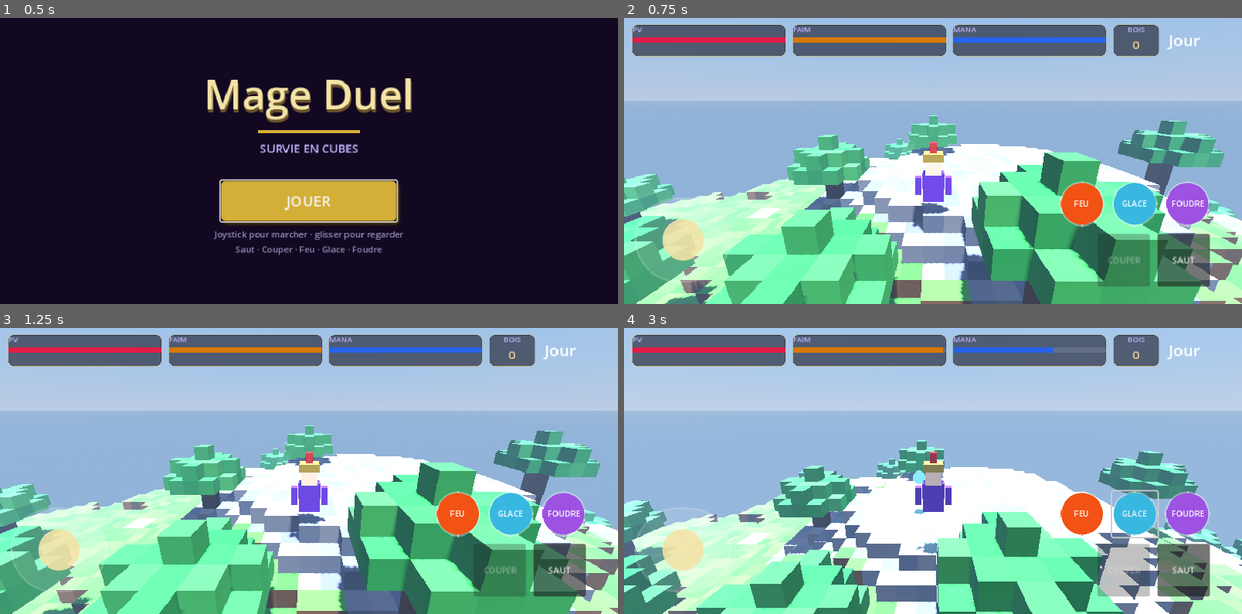
Above: before the commit, frames 1-4 (two rows, left to right).
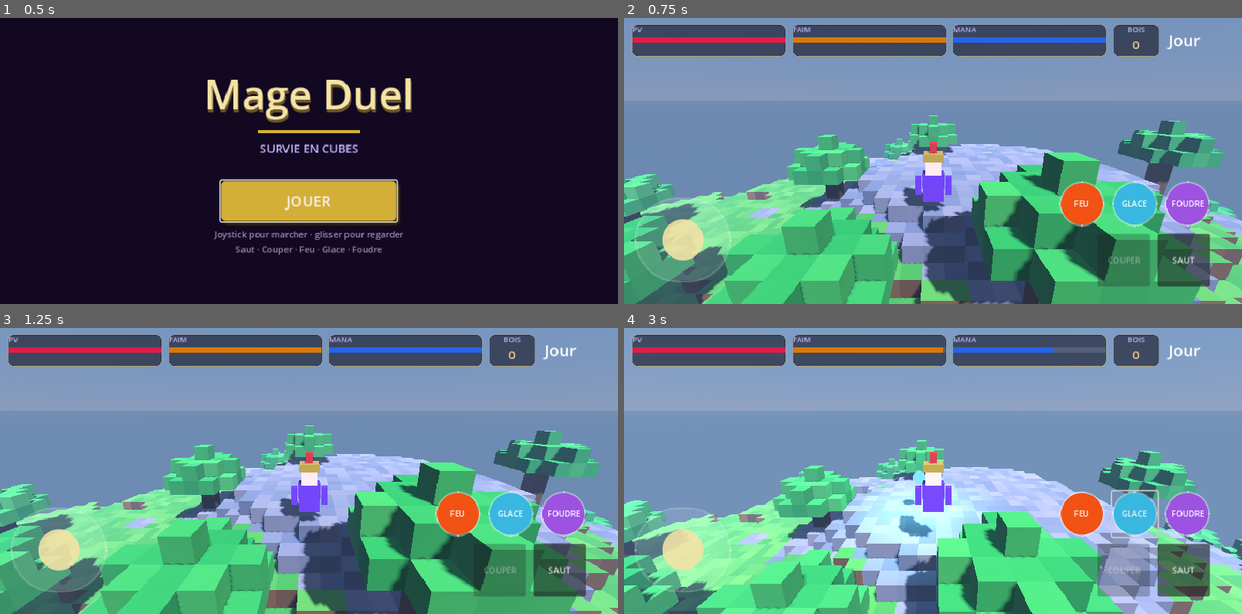
Above: after the commit, the same moments.

Repository: jprivard-baam/mage-duel
Game: Godot game, scene res://scenes/home.tscn
The game is run twice, just before and just after one commit, with the same random seed, the same clock (stepped at 60 frames per second) and the same inputs.
Inputs (mouse positions are in pixels of both pictures, inside the frame that each line leads up to):
- Up to frame 1 (0.5 s): no input
- Up to frame 2 (0.75 s): click "JOUER" at 0.5 s
- Up to frame 3 (1.25 s): no input
- Up to frame 4 (3 s): click "FEU" at 1.25 s; click "GLACE" at 2 s; tap Enter (ui_accept) at 2.75 s; move the mouse to (1068, 456) at 2.77 s; hold D from 2.78 s (still down); hold Space from 2.78 s (still down); click (1068, 456) at 2.92 s

Frame 1 is identical in both runs. In frame 2, 70% of the frame differs, in the area x 0-100%, y 0-100%; in frame 3, 70%; in frame 4, 86%.

Commit message:
Coupe d'arbre plus tolérante (cône devant le mage) et journée plus longue.
Les troncs 0,5 m étaient trop faciles à rater au rayon fin ; Couper cible
bois+feuilles devant le personnage. Le slot Bois se remplit ensuite.

Co-authored-by: jprivard <jprivard-baam@users.noreply.github.com>

Diff:
--- a/autoload/game.gd
+++ b/autoload/game.gd
@@ -13,7 +13,7 @@
 const HUNGER_DRAIN := 0.85
 const MANA_REGEN := 14.0
 const STARVE_DPS := 7.0
-const DAY_LENGTH := 96.0
+const DAY_LENGTH := 150.0
 
 const SPELLS := {
 	"feu": {"cout": 22.0, "degats": 34.0, "vitesse": 14.0, "couleur": Color(1.0, 0.38, 0.12), "rayon": 0.22},
@@ -28,7 +28,7 @@
 var is_dead: bool = false
 var is_night: bool = false
 ## 0 = aube. Commence en matinée pour laisser le temps de s'orienter.
-var world_time: float = 12.0
+var world_time: float = 4.0
 var can_chop: bool = false
 
 var move_stick: Vector2 = Vector2.ZERO
@@ -44,7 +44,7 @@
 	bois = 0
 	is_dead = false
 	is_night = false
-	world_time = 12.0
+	world_time = 4.0
 	can_chop = false
 	move_stick = Vector2.ZERO
 	jump_queued = false
--- a/scripts/player.gd
+++ b/scripts/player.gd
@@ -6,7 +6,7 @@
 const LOOK_SENS := 0.22
 const PITCH_MIN := -1.15
 const PITCH_MAX := 0.42
-const CHOP_RANGE := 2.6
+const CHOP_RANGE := 3.6
 
 @onready var model: Node3D = $Model
 @onready var cam_pivot: Node3D = $CamPivot
--- a/scripts/voxel_world.gd
+++ b/scripts/voxel_world.gd
@@ -106,20 +106,34 @@
 	if dir.length() < 0.001:
 		return Vector3i(-1, -1, -1)
 	dir = dir.normalized()
-	var step := CELL * 0.28
-	var dist := 0.0
-	var last := Vector3i(-999, -999, -999)
-	while dist <= max_dist:
-		var cell := world_to_cell(origin + dir * dist)
-		if cell != last:
-			last = cell
-			var b := get_block(cell.x, cell.y, cell.z)
-			if b == WOOD or b == LEAF:
-				return cell
-			if b == DIRT or b == ROCK:
-				return Vector3i(-1, -1, -1)
-		dist += step
-	return Vector3i(-1, -1, -1)
+	var best := Vector3i(-1, -1, -1)
+	var best_d := max_dist + 0.05
+	var reach := max_dist + CELL * 2.0
+	var minc := world_to_cell(origin - Vector3(reach, 1.4, reach))
+	var maxc := world_to_cell(origin + Vector3(reach, 2.6, reach))
+	minc.x = clampi(minc.x, 0, SIZE - 1)
+	maxc.x = clampi(maxc.x, 0, SIZE - 1)
+	minc.y = clampi(minc.y, 0, HEIGHT - 1)
+	maxc.y = clampi(maxc.y, 0, HEIGHT - 1)
+	minc.z = clampi(minc.z, 0, SIZE - 1)
+	maxc.z = clampi(maxc.z, 0, SIZE - 1)
+	for y in range(minc.y, maxc.y + 1):
+		for z in range(minc.z, maxc.z + 1):
+			for x in range(minc.x, maxc.x + 1):
+				if not is_tree(x, y, z):
+					continue
+				var p := cell_center(x, y, z)
+				var to := p - origin
+				var dist := to.length()
+				if dist > max_dist or dist < 0.05:
+					continue
+				var align := to.normalized().dot(dir)
+				if align < 0.25:
+					continue
+				if dist < best_d:
+					best_d = dist
+					best = Vector3i(x, y, z)
+	return best
 
 
 func chop_tree_at(cell: Vector3i) -> int:
--- a/tools/smoke_test.gd
+++ b/tools/smoke_test.gd
@@ -16,23 +16,32 @@
 		failed.append("SIZE devrait être 96")
 	if not is_equal_approx(VoxelWorld.CELL, 0.5):
 		failed.append("CELL devrait être 0.5")
-	var chopped := 0
+	var tree_cell := Vector3i(-1, -1, -1)
 	for z in range(10, VoxelWorld.SIZE - 10):
 		for x in range(10, VoxelWorld.SIZE - 10):
 			for y in range(VoxelWorld.HEIGHT - 1, 2, -1):
 				if voxel.get_block(x, y, z) == VoxelWorld.WOOD:
-					chopped = voxel.chop_tree_at(Vector3i(x, y, z))
+					tree_cell = Vector3i(x, y, z)
 					break
-			if chopped > 0:
+			if tree_cell.x >= 0:
 				break
-		if chopped > 0:
+		if tree_cell.x >= 0:
 			break
-	if chopped <= 0:
+	if tree_cell.x < 0:
 		failed.append("aucun arbre à couper")
 	else:
-		game.add_bois(chopped)
-		if int(game.bois) != chopped:
-			failed.append("inventaire Bois incorrect")
+		var center: Vector3 = voxel.cell_center(tree_cell.x, tree_cell.y, tree_cell.z)
+		var origin := center + Vector3(0.0, 0.0, 1.6)
+		var hit: Vector3i = voxel.raycast_tree(origin, Vector3(0, 0, -1), 3.6)
+		if hit.x < 0:
+			failed.append("raycast_tree rate un tronc proche")
+		var chopped := voxel.chop_tree_at(tree_cell)
+		if chopped <= 0:
+			failed.append("chop_tree_at n'a rien donné")
+		else:
+			game.add_bois(chopped)
+			if int(game.bois) != chopped:
+				failed.append("inventaire Bois incorrect")
 	game.apply_damage(250.0)
 	if not bool(game.is_dead):
 		failed.append("la mort ne se déclenche pas")
Not shown, added: docs/.gdignore
Not shown, changed: .gitignore
Not shown, changed: docs/index.html
Not shown, changed: docs/index.pck
Not shown, changed: docs/index.service.worker.js
